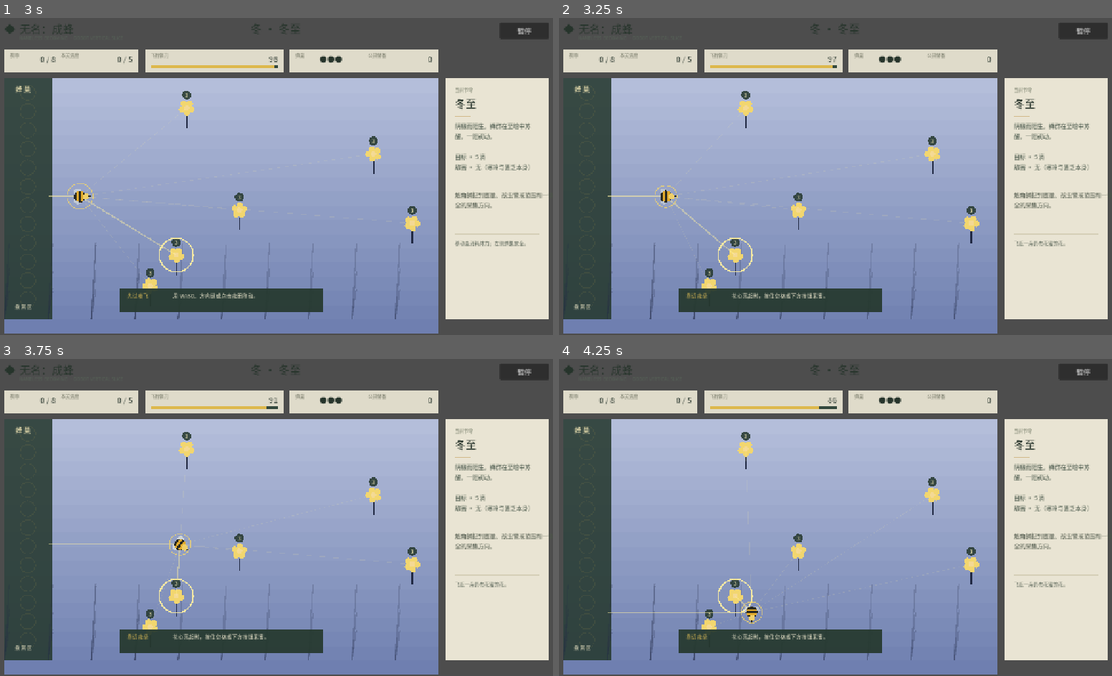
Above: before the commit, frames 1-4 (two rows, left to right).
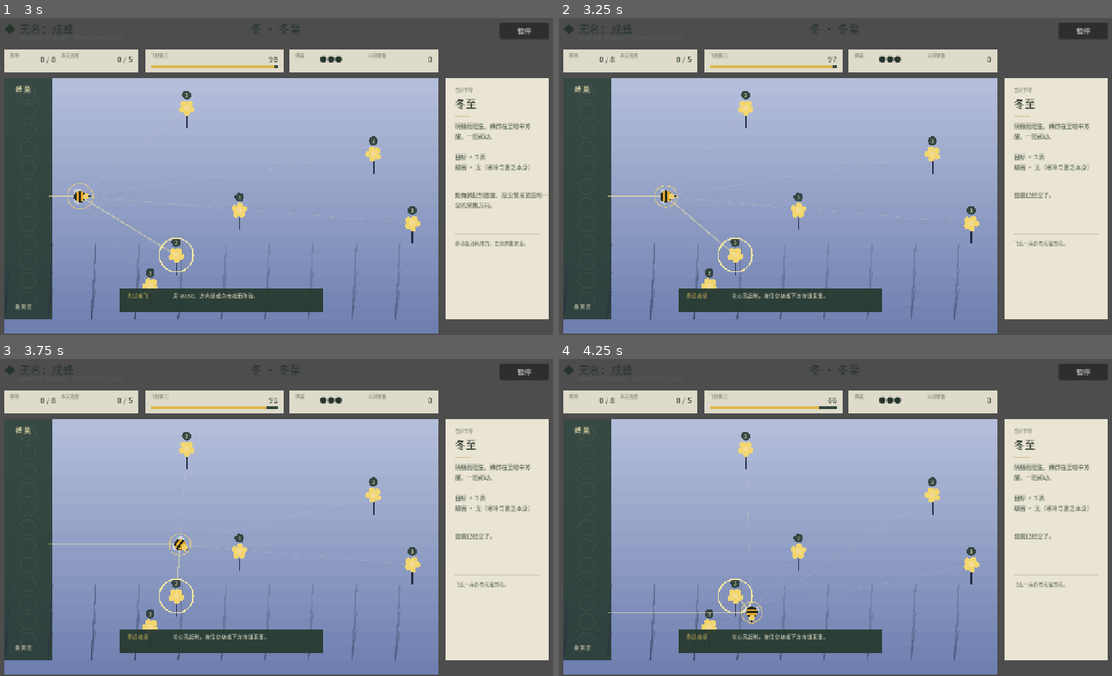
Above: after the commit, the same moments.

Repository: alanthssss/nameless-becoming
Game: Godot game, scene res://main.tscn
Same seed, same stepped clock (60 frames per second), same inputs: the game is played once before the commit and once after it.
Inputs (mouse positions are in pixels of both pictures, inside the frame that each line leads up to):
- Up to frame 1 (3 s): click "飞入冬至" at 0.5 s; click "暂停" at 1.25 s; click "继续出巢" at 2 s; tap Enter (ui_accept) at 2.75 s; move the mouse to (403, 157) at 2.77 s; hold D (move_right) from 2.78 s (still down); hold Space (action) from 2.78 s (still down); click (403, 157) at 2.92 s
- Up to frame 2 (3.25 s): keep holding D (move_right); keep holding Space (action); tap Enter (ui_accept) at 3.02 s; tap E (drink_honey, bound only after the commit) at 3.05 s
- Up to frame 3 (3.75 s): tap Enter (ui_accept) at 3.32 s; move the mouse to (160, 530) at 3.52 s; release D (move_right) at 3.53 s; release Space (action) at 3.53 s; hold S (move_down) from 3.53 s (still down); tap E (drink_honey, bound only after the commit) at 3.6 s
- Up to frame 4 (4.25 s): keep holding S (move_down); tap Enter (ui_accept) at 3.77, 4.07 s; tap Space (action) at 3.8 s

Frame 1 is identical in both runs. In frame 2, 0.3% of the frame differs, in the area x 82-100%, y 55-61%; in frame 3, 0.3%; in frame 4, 0.3%.

Commit message:
feat(drink): 显式饮蜜替代自动续命（E 键 / 每节气限 2 次）
- drink_honey 输入动作（E 键）+ player.crop_fuel_limit=2
- _try_crop_fuel → _drink_honey：主动触发 + 上限检查 + 三段反馈文案
- crop_fuel_used 每节气（spawn_stage）重置；失败重试不重置
- 移除 update_game/update_boss 体力见底自动吃蜜，改直接力竭/战败
- low_energy 情境教学同步修正（旧文案描述已移除的机制）
- 重建字体子集 +3 字形（喝/趟/饮）；flow_test 新增限 2 口封顶用例
- test_godot.sh 版本回显为带空格路径加引号

Diff:
--- a/godot/data/balance.json
+++ b/godot/data/balance.json
@@ -1,5 +1,5 @@
 {
-  "player": {"harvest_interval":0.42,"harvest_energy_per_second":3.2,"repel_cost":8.0,"repel_range":88.0,"repel_cooldown":1.15,"repel_duration":3.5,"hive_rest_per_second":20.0,"crop_fuel_refill":22.0,"exhaustion_beat_seconds":1.1,"post_failure_energy":45.0,"carry_capacity":8.0},
+  "player": {"harvest_interval":0.42,"harvest_energy_per_second":3.2,"repel_cost":8.0,"repel_range":88.0,"repel_cooldown":1.15,"repel_duration":3.5,"hive_rest_per_second":20.0,"crop_fuel_refill":22.0,"crop_fuel_limit":2,"exhaustion_beat_seconds":1.1,"post_failure_energy":45.0,"carry_capacity":8.0},
   "mosquito": {"sense_range":330.0,"move_speed":65.0,"impact_range":26.0,"energy_damage":10.0,"honey_damage":1},
   "ant": {"move_speed":58.0,"steal_range":29.0,"flee_seconds":1.4,"trail_arrive_range":14.0},
   "cricket": {"burst_speed":110.0,"burst_seconds":0.4,"rest_seconds":1.2,"impact_range":28.0,"energy_damage":10.0,"sense_range":220.0,"afterimage_life":0.5},
--- a/godot/project.godot
+++ b/godot/project.godot
@@ -64,6 +64,11 @@
 "events": [Object(InputEventKey,"resource_local_to_scene":false,"resource_name":"","device":0,"window_id":0,"alt_presse …(189 unchanged characters)…
 ]
 }
+drink_honey={
+"deadzone": 0.5,
+"events": [Object(InputEventKey,"resource_local_to_scene":false,"resource_name":"","device":0,"window_id":0,"alt_pressed":false,"shift_pressed":false,"ctrl_pressed":false,"meta_pressed":false,"pressed":false,"keycode":0,"physical_keycode":69,"key_label":0,"unicode":0,"location":0,"echo":false,"script":null)
+]
+}
 
 [rendering]
 
--- a/godot/scripts/main.gd
+++ b/godot/scripts/main.gd
@@ -44,6 +44,8 @@
 var decoys: Array = []
 var recovery_flower_serial := 1000
 var carried := 0
+# 显式饮蜜：本节气已饮下的续力次数，每节气出勤开始时重置（上限 crop_fuel_limit）
+var crop_fuel_used := 0
 var delivered := 0
 var hive_lives := 3
 var harvest_clock := 0.0
@@ -623,6 +625,8 @@
 	overlay_title.text = ""
 	overlay_body.text = ""
 	carried = 0
+	# 蜜囊续力按节气计数：出勤开始时重置；失败重试不重置，饮蜜是每节气的有限资源
+	crop_fuel_used = 0
 	delivered = 0
 	harvest_clock = 0.0
 	sting_cooldown = 0.0
@@ -797,6 +801,10 @@
 		bee.set_move_target(HIVE_RETURN_POS)
 		message = "归巢路线已锁定。"
 
+	# 显式饮蜜：E 键主动饮下蜜囊里的一滴蜜续力（每节气受 crop_fuel_limit 限制）
+	if Input.is_action_just_pressed("drink_honey"):
+		_drink_honey()
+
 	# 情境动作：空格/回车根据上下文执行不同操作
 	var nearby := nearest_flower(46.0)
 	var near_enemy := _nearest_enemy_distance() < sting_range
@@ -897,8 +905,7 @@
 		show_between()
 	if bee.energy <= 0.0 and phase == "playing":
 		# 相位护栏：同一帧已达标进入蜂巢成长时不再误触力竭
-		if not _try_crop_fuel():
-			begin_exhaustion()
+		begin_exhaustion()
 
 func _nearest_enemy_distance() -> float:
 	var min_dist := INF
@@ -1269,19 +1276,25 @@
 	shake = 10.0
 	message = "你没能带回花蜜，蜂巢的呼吸弱了一分。洒落的 %d 滴蜜将孕育返蜜花。" % lost_honey
 
-# 蜜囊续命：体力见底时先吃掉一滴携带蜜续飞——蜜蜂飞行燃料本就来自蜜囊。
-# 被吃掉的蜜不生成返蜜花：它转化成了飞行本身，仍在能量意义上守恒。
-func _try_crop_fuel() -> bool:
+# 显式饮蜜：E 键主动饮下蜜囊里的一滴蜜续力。蜜蜂飞行燃料本就来自蜜囊，
+# 被饮下的蜜不生成返蜜花：它转化成了飞行本身，仍在能量意义上守恒。
+# 每节气受 crop_fuel_limit 限制：用尽后即使仍有蜜也不再续力。
+func _drink_honey() -> bool:
 	if carried <= 0:
+		message = "蜜囊已经空了。"
+		return false
+	if crop_fuel_used >= int(balance_value("player", "crop_fuel_limit", 2)):
+		message = "这趟出勤，蜜囊续力已到尽头。"
 		return false
 	carried -= 1
+	crop_fuel_used += 1
 	bee.energy = balance_value("player", "crop_fuel_refill", 30.0)
 	show_energy_change(bee.energy)
-	# 续命必须被看见：体力条短暂提亮，配合飘字说明这 30 点是吃出来的
+	# 续力必须被看见：体力条短暂提亮，配合飘字说明这 30 点是喝出来的
 	energy_bar_flash_time = 0.8
 	flash = 0.28
-	sound.play_cue("harvest")
-	message = "翅膀几乎停摆——你吞下了蜜囊里的一滴蜜。它本是要带回蜂巢的。"
+	sound.play_cue("drink")
+	message = "你饮下蜜囊里的一滴蜜，翅膀重新有了力气。"
 	return true
 
 # 力竭停顿拍：蜜尽才真正倒下。短暂静止 + 画面转暗，让玩家看清
@@ -1590,8 +1603,6 @@
 	update_hive_rest(delta, false)
 
 	if bee.energy <= 0.0:
-		if _try_crop_fuel():
-			return
 		# 失律者战败扣 1 命；若归律前蜂巢已散，走全轮结算页
 		hive_lives -= 1
 		hive_flash_time = 1.0
@@ -2032,7 +2043,7 @@
 	var near_enemy := _nearest_enemy_distance() < sting_range
 	var is_still := bee.velocity.length_squared() < 4.0 and not bee.has_target
 	if bee.energy <= 35.0:
-		trigger_context_lesson("low_energy", "体力将尽", "继续飞会消耗携带蜜；左侧蜂巢可恢复体力。")
+		trigger_context_lesson("low_energy", "体力将尽", "可按 E 饮下蜜囊里的一滴蜜续力（每节气限次）；左侧蜂巢也能恢复体力。")
 	elif near_enemy:
 		trigger_context_lesson("danger", "敌害逼近", "动作会变为惊退；也可以改变方向绕开。")
 	elif is_still and nearby < 0:
@@ -2042,7 +2053,7 @@
 		match context_lesson_id:
 			"low_energy":
 				tutorial_title.text = "体力将尽"
-				tutorial_body.text = "继续飞会消耗携带蜜；左侧蜂巢可恢复体力。"
+				tutorial_body.text = "可按 E 饮下蜜囊里的一滴蜜续力（每节气限次）；左侧蜂巢也能恢复体力。"
 			"danger":
 				tutorial_title.text = "敌害逼近"
 				tutorial_body.text = "动作会变为惊退；也可以改变方向绕开。"
@@ -2062,6 +2073,8 @@
 	elif is_still:
 		sense_button.text = "寻迹"
 		context_hint_label.text = "停稳后可感知花源与敌害。"
+	elif bee.energy <= 35.0 and carried > 0 and crop_fuel_used < int(balance_value("player", "crop_fuel_limit", 2)):
+		context_hint_label.text = "体力将尽：按 E 饮蜜续力，或带蜜归巢。"
 	elif carried > 0:
 		context_hint_label.text = "继续寻找，或带着收获归巢。"
 	else:
--- a/godot/scripts/sound_feedback.gd
+++ b/godot/scripts/sound_feedback.gd
@@ -74,6 +74,7 @@
 		"tune": start_tone(760.0, 0.32, 0.15)
 		"win": start_tone(880.0, 0.55, 0.13)
 		"loss": start_tone(145.0, 0.48, 0.12)
+		"drink": start_tone(440.0, 0.15, 0.12)
 
 func start_tone(next_frequency: float, duration: float, next_amplitude: float) -> void:
 	frequency = next_frequency
--- a/godot/tests/flow_test.gd
+++ b/godot/tests/flow_test.gd
@@ -86,15 +86,22 @@
 	game.carried = 2
 	game.fail_expedition()
 	expect(game.total_recoverable_honey() == conserved_before, "体力耗尽后花蜜没有回到生态循环")
-	# 蜜囊续命：体力见底先吃 1 滴携带蜜续飞，被吃掉的蜜不生成返蜜花
+	# 显式饮蜜：E 键主动饮下蜜囊里的一滴蜜续力，每节气受 crop_fuel_limit 限制；
+	# 被饮下的蜜不生成返蜜花，它转化成了飞行本身
 	game.carried = 2
 	game.bee.energy = 0.0
-	var eaten_before: int = game.total_recoverable_honey()
-	expect(game._try_crop_fuel() and game.carried == 1 and game.bee.energy > 0.0, "体力见底未消耗携带蜜续飞")
-	expect(game.total_recoverable_honey() == eaten_before - 1, "吃蜜续飞应恰好消耗 1 滴可回收蜜（转化为飞行）")
+	var drunk_before: int = game.total_recoverable_honey()
+	expect(game._drink_honey() and game.carried == 1 and game.bee.energy > 0.0, "饮蜜未消耗携带蜜或未恢复体力")
+	expect(game.total_recoverable_honey() == drunk_before - 1, "饮蜜应恰好消耗 1 滴可回收蜜（转化为飞行）")
+	expect(game.crop_fuel_used == 1, "续力计数未随饮蜜递增")
+	# 续力次数封顶：同一节气内限饮 2 口，用尽后即使有蜜也不再续力
+	game.carried = 3
+	game.bee.energy = 0.0
+	expect(game._drink_honey() and game.carried == 2 and game.crop_fuel_used == 2, "上限内第二口续力应正常")
+	expect(not game._drink_honey() and game.carried == 2, "续力次数用尽后不应再消耗携带蜜")
 	game.carried = 0
 	game.bee.energy = 0.0
-	expect(not game._try_crop_fuel(), "蜜尽后不应再续命")
+	expect(not game._drink_honey(), "蜜尽后不应再续力")
 	# 力竭停顿拍：蜜尽才真正倒下，世界静止、体力归零可见，随后回巢重置
 	game.begin_exhaustion()
 	expect(game.phase == "exhausted" and not game.bee.active and game.bee.energy == 0.0, "力竭未进入停顿拍（世界应静止且体力为 0）")
Binary file changed: godot/fonts/NotoSansCJKsc-ProjectSubset.otf
Not shown, changed: scripts/test_godot.sh
